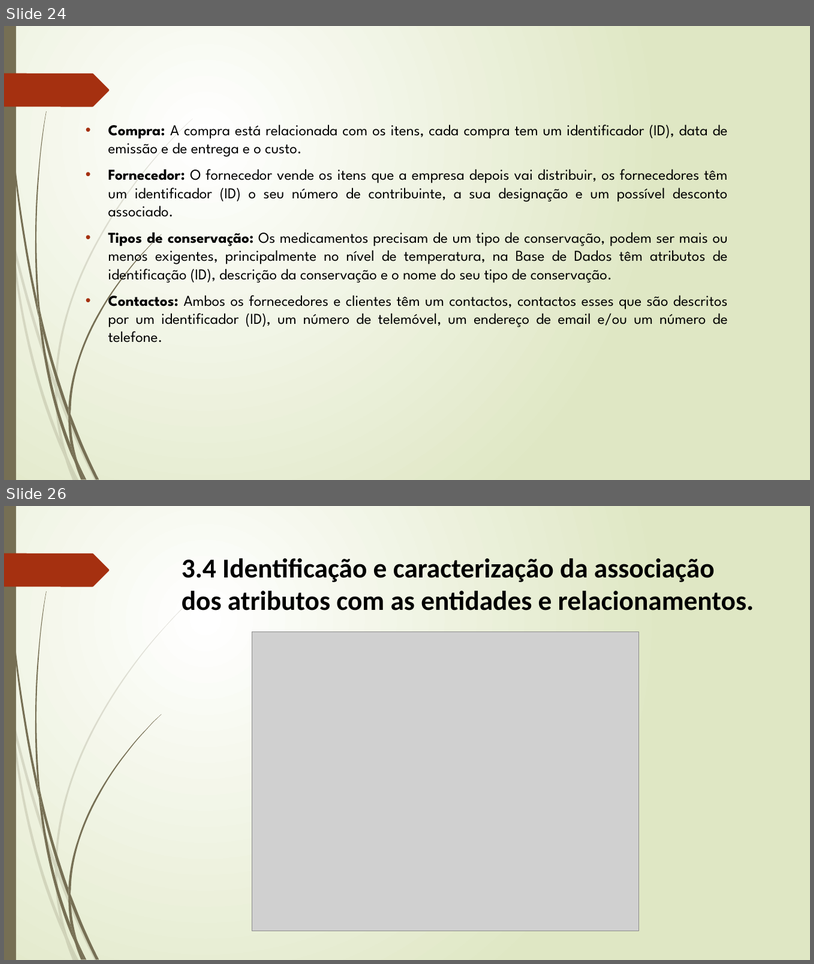
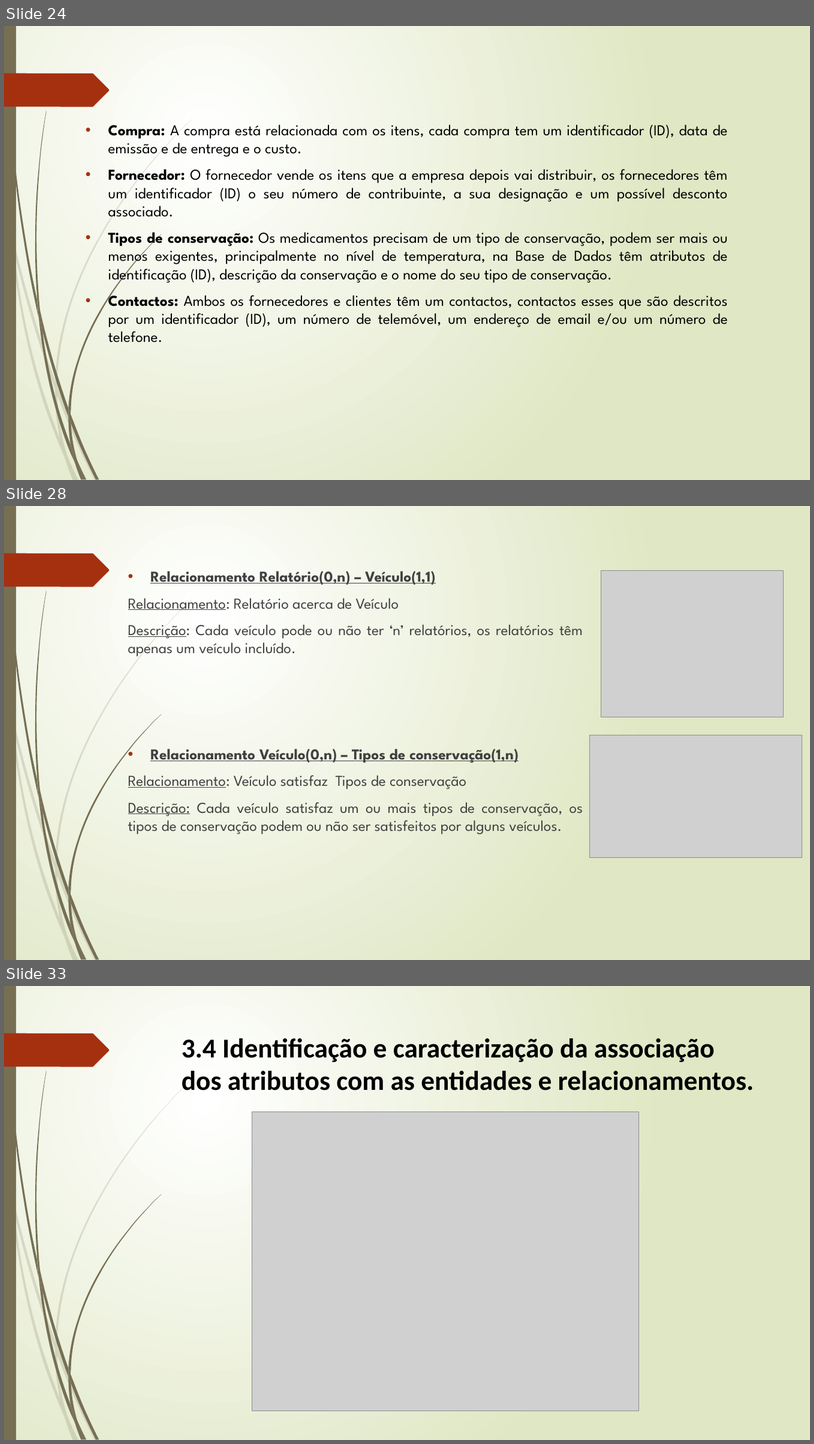
Before and after one commit to Lucenix/BD-TP, a slide deck: Apresentação1.pptx. Shown one above the other, each under a label of ours: slides 24 and 26 before the commit, slides 24, 28 and 33 after it; the slides between them are not shown. The pictures are 814x964 and 814x1444 pixels, drawn with LibreOffice and Linux fonts; fonts in the diff are those of the drawing; grey boxes stand for pictures. Boxes give left, top, right and bottom in pixels: in the first picture for what was removed or moved away, otherwise in the second. Text is boxed around its words. In the diff, an @@ line names an element or a change of style, - is before the commit and + after.

```diff
--- a/Apresentação1.pptx
+++ b/Apresentação1.pptx
@@ slide 28 added at [4,506,810,960], background gradient #FFFFFF to #DFE8C4; not listed: 24 template elements that a slide beside it also shows @@
@@ text added at [128,571,584,834], 18 pt, text #404040 @@
+• Relacionamento Relatório(0,n) – Veículo(1,1)
+Relacionamento: Relatório acerca de Veículo
+Descrição: Cada veículo pode ou não ter ‘n’ relatórios, os relatórios têm apenas um veículo incluído.
+• Relacionamento Veículo(0,n) – Tipos de conservação(1,n)
+Relacionamento: Veículo satisfaz Tipos de conservação
+Descrição: Cada veículo satisfaz um ou mais tipos de conservação, os tipos de conservação podem ou não ser satisfeitos por alguns veículos.
@@ picture added at [602,571,785,717] @@
@@ picture added at [590,735,803,858] @@
@@ what was slide 26 is now slide 33 @@
```
Also in this commit, not shown: 9 slides changed, 11 other slides added, 5 slides removed.
